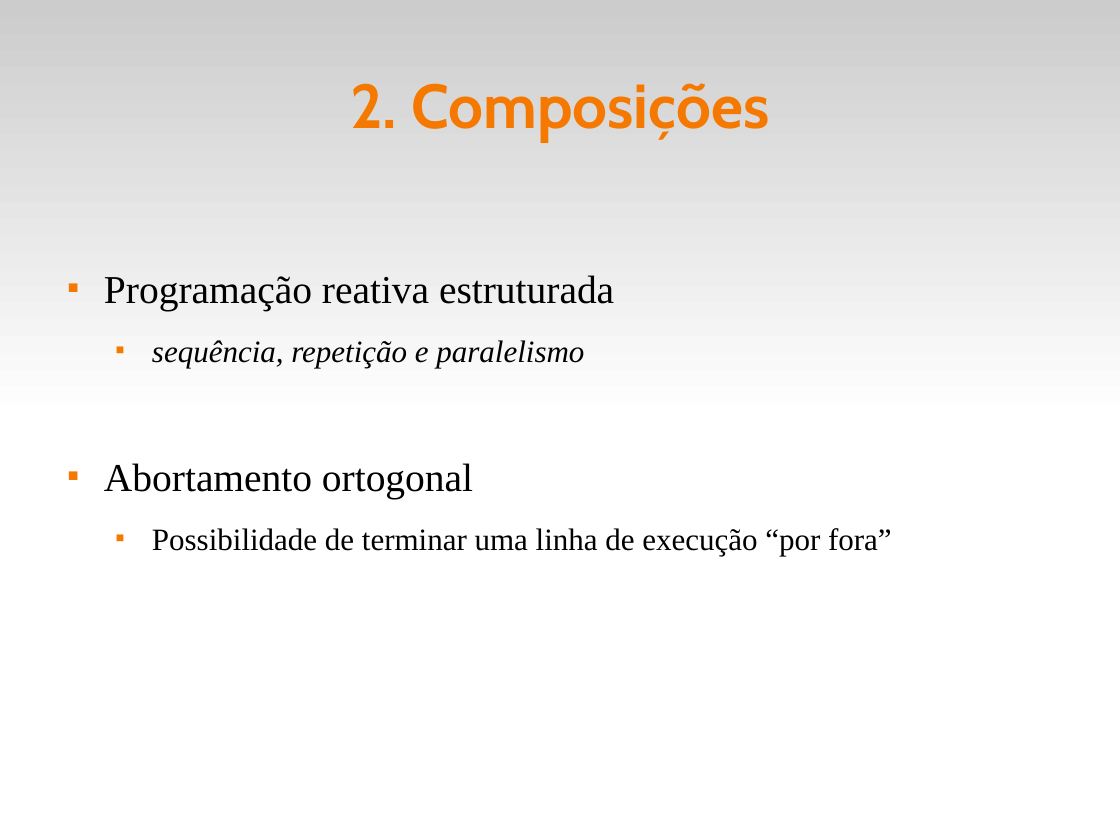
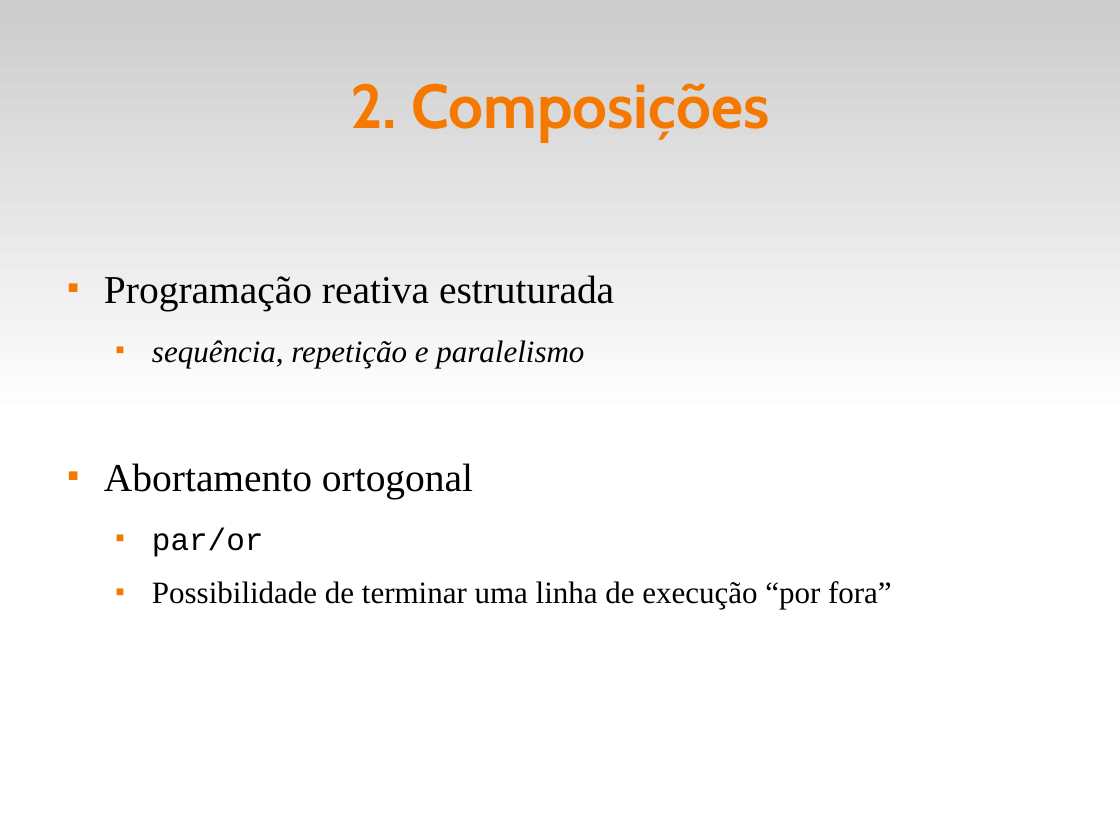
Before and after one commit to fsantanna-uerj/reativos, a slide deck: slide 5 of slides/06_ceu.odp. Drawn at 1120x840 pixels with LibreOffice and Linux fonts; fonts in the diff are those of the drawing. Boxes give left, top, right and bottom in pixels: in the first picture for what was removed or moved away, otherwise in the second. Text is boxed around its words. In the diff, an @@ line names an element or a change of style, - is before the commit and + after.

```diff
--- a/slides/06_ceu.odp
+++ b/slides/06_ceu.odp
@@ text at bbox=[152, 528, 264, 557]: paragraph added @@
+  ■ par/or
```
Also in this commit, not shown: 8 other slides changed, 5 other files.
